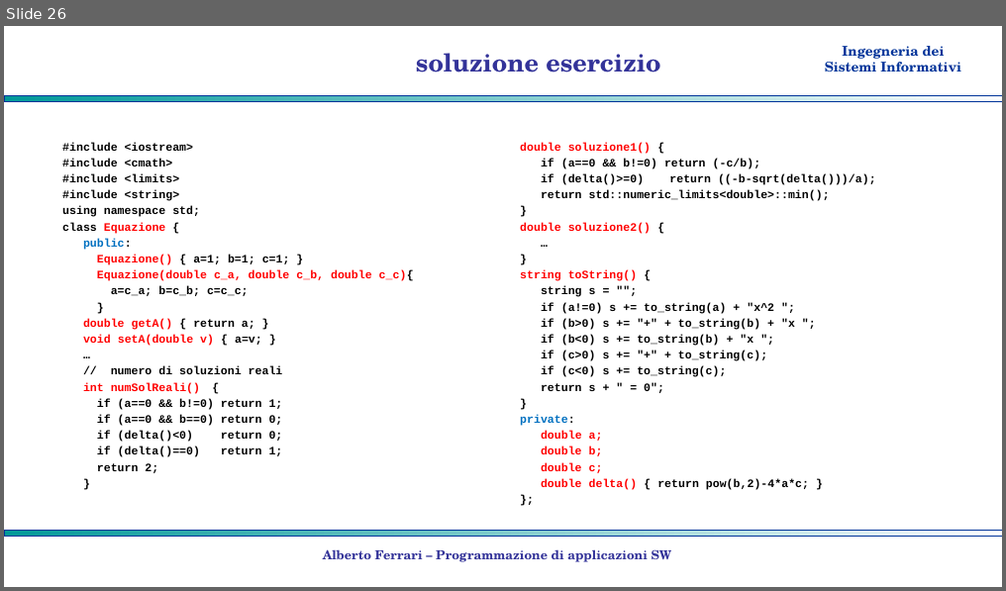
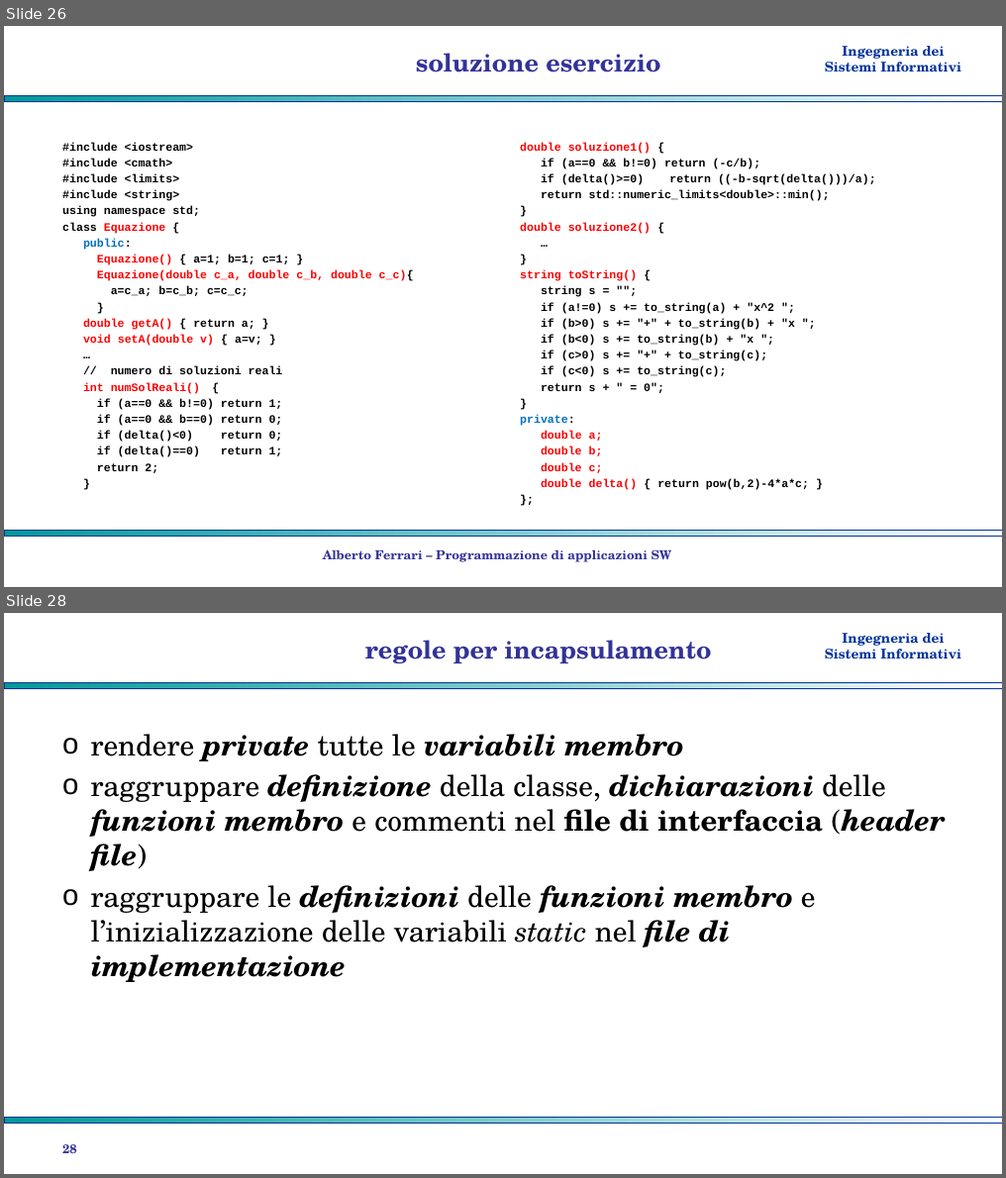
Before and after one commit to albertoferrari/pasw, a slide deck: lezioni/PASW04 - object oriented programming.pptx. Shown one above the other, each under a label of ours: slide 26 before the commit, slides 26 and 28 after it; the slides between them are not shown. The pictures are 1006x591 and 1006x1178 pixels, drawn with LibreOffice and Linux fonts; fonts in the diff are those of the drawing; background and template pictures are left out. Boxes give left, top, right and bottom in pixels: in the first picture for what was removed or moved away, otherwise in the second. Text is boxed around its words. In the diff, an @@ line names an element or a change of style, - is before the commit and + after.

```diff
--- a/lezioni/PASW04 - object oriented programming.pptx
+++ b/lezioni/PASW04 - object oriented programming.pptx
@@ slide 28 added at (x1=4, y1=613, x2=1002, y2=1174), background #FFFFFF; not listed: 3 template elements that a slide beside it also shows @@
@@ title added at (x1=365, y1=640, x2=711, y2=663), 24 pt, text #333399, bold @@
+regole per incapsulamento
@@ text added at (x1=91, y1=734, x2=945, y2=982), 28 pt, text #000000, bold @@
+o rendere private tutte le variabili membro
+o raggruppare definizione della classe, dichiarazioni delle funzioni membro e commenti nel file di interfaccia (header file)
+o raggruppare le definizioni delle funzioni membro e l’inizializzazione delle variabili static nel file di implementazione
@@ page number added at (x1=62, y1=1145, x2=76, y2=1154), 12 pt, text #333399, bold @@
+28
```
Also in this commit, not shown: 7 other slides added, 3 other files.
